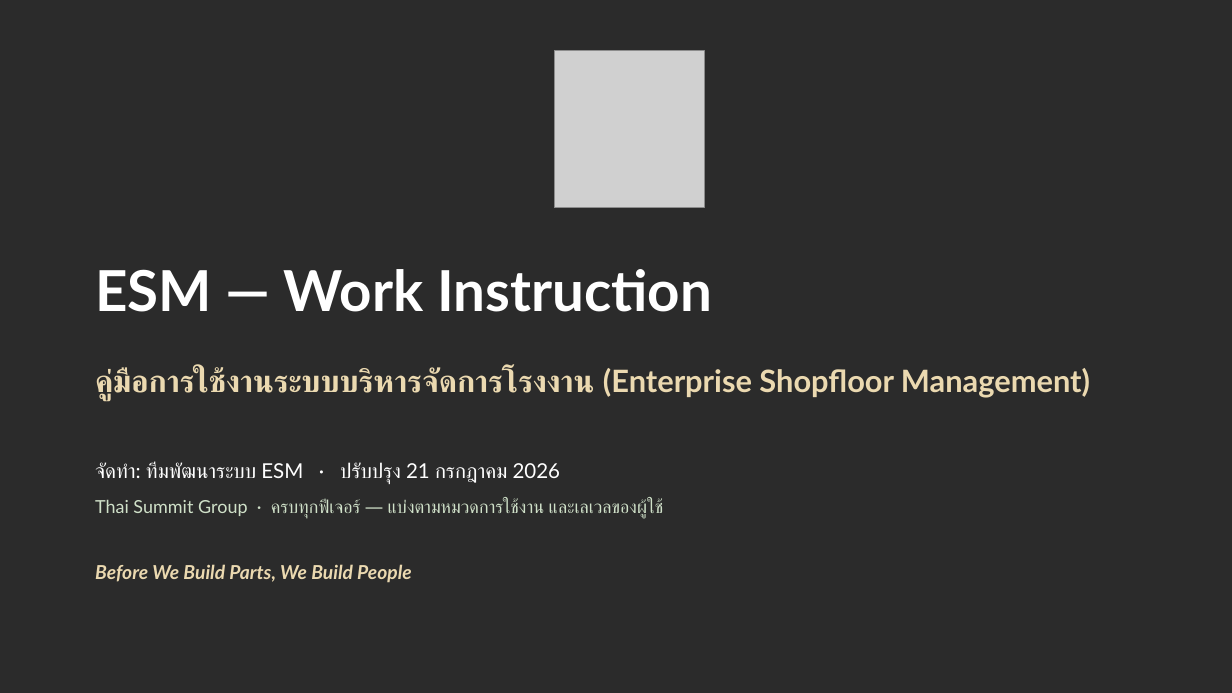
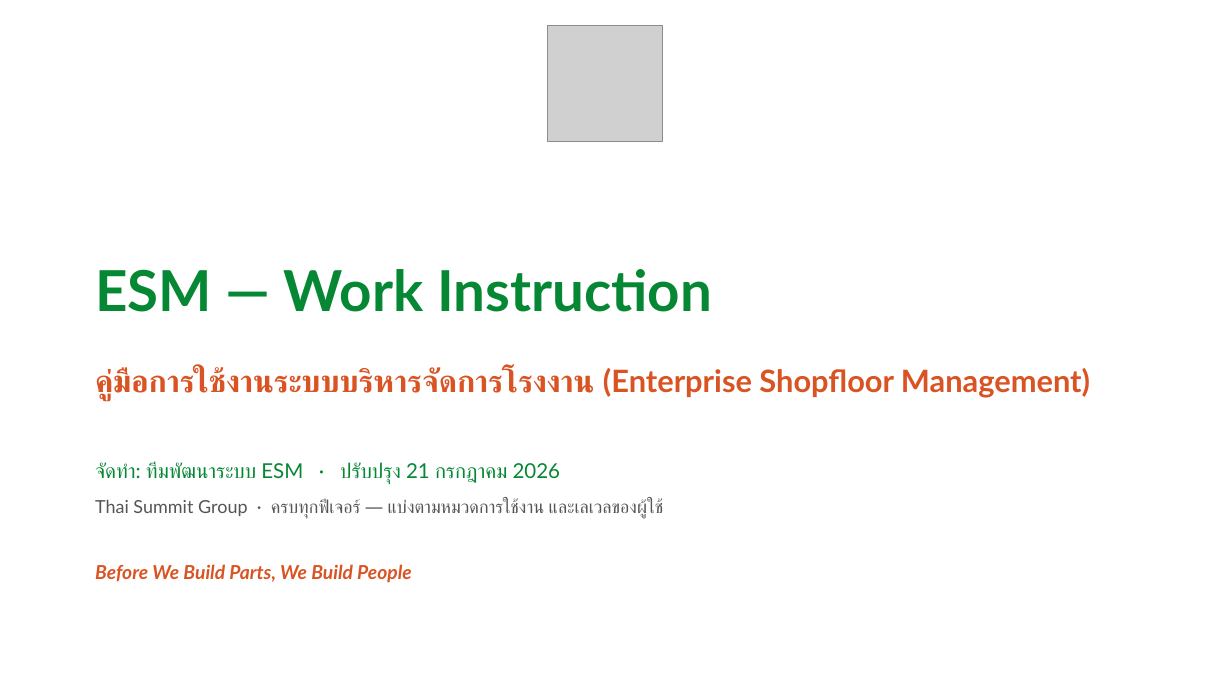
Before and after one commit to tsat4pd3-sketch/4Mmanagement, a slide deck: slide 1 of docs/ESM_Work_Instruction_TSG.pptx. Drawn at 1232x693 pixels with LibreOffice and Linux fonts; fonts in the diff are those of the drawing; grey boxes stand for pictures; background and template pictures are left out; a plain dark background stands for a picture behind light text. Boxes give left, top, right and bottom in pixels: in the first picture for what was removed or moved away, otherwise in the second. Text is boxed around its words. In the diff, an @@ line names an element or a change of style, - is before the commit and + after.

```diff
--- a/docs/ESM_Work_Instruction_TSG.pptx
+++ b/docs/ESM_Work_Instruction_TSG.pptx
@@ background picture (left out) to #FFFFFF @@
@@ picture added at (547,26,663,141) @@
@@ picture removed at (555,51,704,208) @@
@@ text "ESM — Work Instruction" at (95,269,712,312): text colour #FFFFFF to #068734 @@
@@ text "คู่มือการใช้งานระบบบริหารจัดการโรงงาน (Enterprise Shopfloor  ..." at (95,367,1090,400): text colour #EBD9B0 to #D95323 @@
@@ text "จัดทำ: ทีมพัฒนาระบบ ESM · ปรับปรุง ..." at (95,462,560,484): text colour #FFFFFF to #068734 @@
@@ text "Thai Summit Group · ครบทุกฟีเจอร์ ..." at (95,499,664,519): text colour #CFE0C8 to #555555 @@
@@ text "Before We Build Parts, We ..." at (95,564,411,583): text colour #EBD9B0 to #D95323 @@
```
Also in this commit, not shown: 14 other slides changed, 21 other files.
